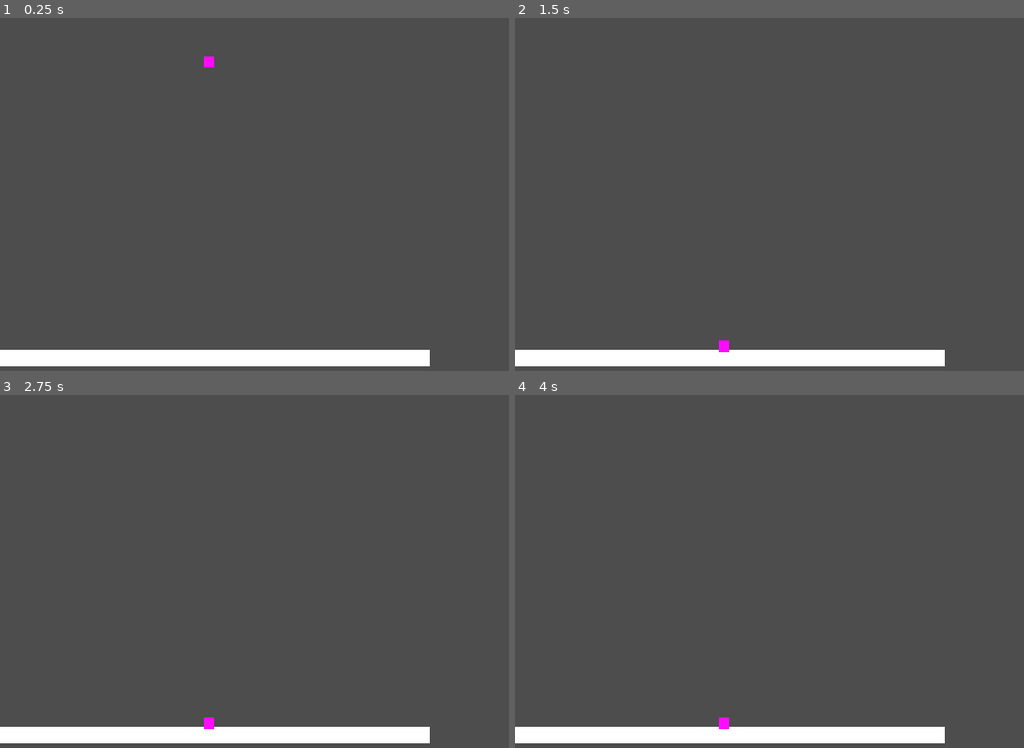
Above: before the commit, frames 1-4 (two rows, left to right).
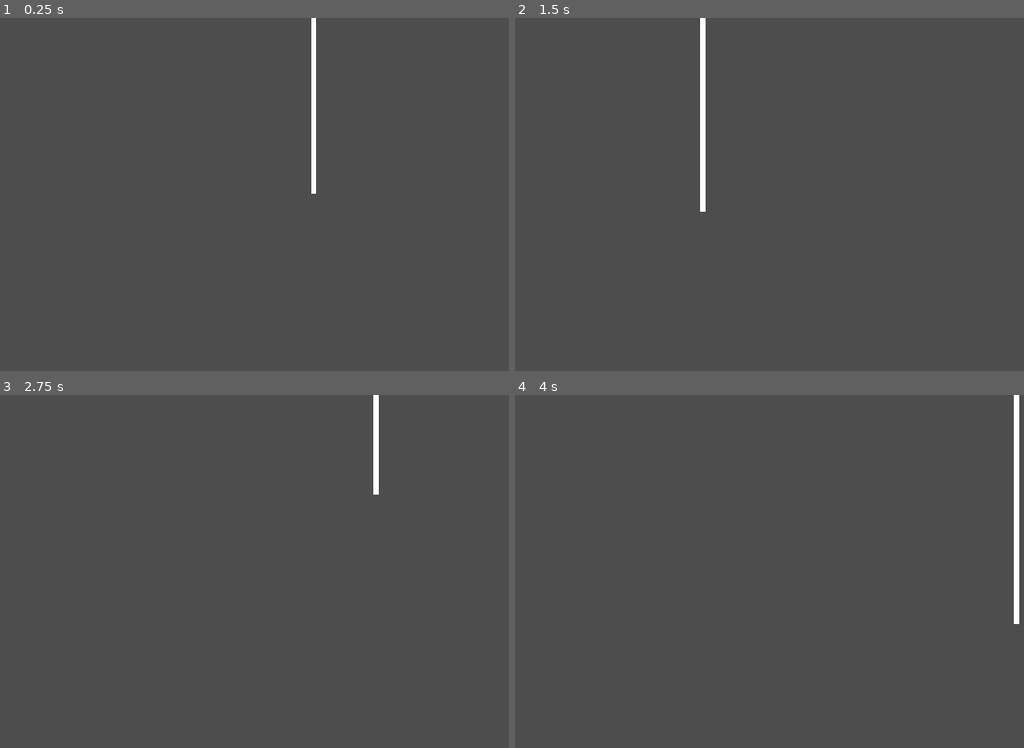
Above: after the commit, the same moments.

Repository: BryantSteed/Found-Fishin
Game: Godot game, scene res://water/water.tscn
Two runs of this game, one before a commit and one after it. Both use one fixed random seed, a clock stepped at 60 frames per second and the inputs below.
Inputs (mouse positions are in pixels of both pictures, inside the frame that each line leads up to):
- Up to frame 1 (0.25 s): no input
- Up to frame 2 (1.5 s): tap Enter at 0.5 s; move the mouse to (968, 176) at 0.52 s; tap Space at 1.25 s; move the mouse to (703, 212) at 1.27 s
- Up to frame 3 (2.75 s): tap Enter at 2 s; move the mouse to (376, 493) at 2.02 s
- Up to frame 4 (4 s): tap Space at 2.75 s; move the mouse to (794, 642) at 2.77 s; tap Enter at 3.5 s; move the mouse to (1018, 624) at 3.52 s

The runs differ from the first frame. In frame 1, 4.5% of the frame differs, in the area x 0-85%, y 0-99%; in frame 2, 4.6%; in frame 3, 4.3%; in frame 4, 4.7%, in the area x 0-100%, y 0-99%.

Commit message:
created a super simple top down line drawer, which will eventually become the fishing line

Diff:
--- a/bone_demo/skelly.tscn
+++ /dev/null
@@ -1,7 +0,0 @@
-[gd_scene format=3 uid="uid://buqp10hf2p3hc"]
-
-[sub_resource type="Curve" id="Curve_iupvx"]
-
-[node name="Skelly" type="Line2D" unique_id=1502292054]
-points = PackedVector2Array(0, 0, 20, 30, 30, 50)
-width_curve = SubResource("Curve_iupvx")
--- a/project.godot
+++ b/project.godot
@@ -10,7 +10,7 @@
 
 [application]
 
-config/name="New Game Project"
+config/name="Found Fishin"
 run/main_scene="uid://cll2wes8iyms1"
 config/features=PackedStringArray("4.7", "GL Compatibility")
 
--- /dev/null
+++ b/water/water.gd
@@ -0,0 +1,19 @@
+extends Node2D
+
+var line: Line2D
+
+# Called when the node enters the scene tree for the first time.
+func _ready() -> void:
+	var pos := get_global_mouse_position()
+	self.line = Line2D.new()
+	line.add_point(Vector2(pos.x, 0))
+	line.add_point(Vector2(pos.x, pos.y))
+	add_child(self.line)
+
+
+# Called every frame. 'delta' is the elapsed time since the previous frame.
+func _process(delta: float) -> void:
+	var pos := get_global_mouse_position()
+	self.line.clear_points()
+	self.line.add_point(Vector2(pos.x, 0))
+	line.add_point(pos)
--- a/water/water.tscn
+++ b/water/water.tscn
@@ -1,24 +1,6 @@
 [gd_scene format=3 uid="uid://cll2wes8iyms1"]
 
-[ext_resource type="PackedScene" uid="uid://teoh1sfpx7o" path="res://hook/hook.tscn" id="1_wjap7"]
-
-[sub_resource type="RectangleShape2D" id="RectangleShape2D_82bq7"]
-size = Vector2(792, 28)
+[ext_resource type="Script" uid="uid://ddeiiloftpsho" path="res://water/water.gd" id="1_wjap7"]
 
 [node name="Water" type="Node2D" unique_id=1524918432]
-
-[node name="StaticBody2D" type="StaticBody2D" parent="." unique_id=1393529281]
-
-[node name="CollisionShape2D" type="CollisionShape2D" parent="StaticBody2D" unique_id=321953098]
-position = Vector2(403, 626)
-shape = SubResource("RectangleShape2D_82bq7")
-
-[node name="ColorRect" type="ColorRect" parent="StaticBody2D" unique_id=460102934]
-offset_left = -4.0
-offset_top = 608.0
-offset_right = 790.0
-offset_bottom = 639.0
-metadata/_edit_group_ = true
-
-[node name="Hook" parent="." unique_id=584030165 instance=ExtResource("1_wjap7")]
-position = Vector2(384, 53)
+script = ExtResource("1_wjap7")
Not shown, added: water/water.gd.uid
